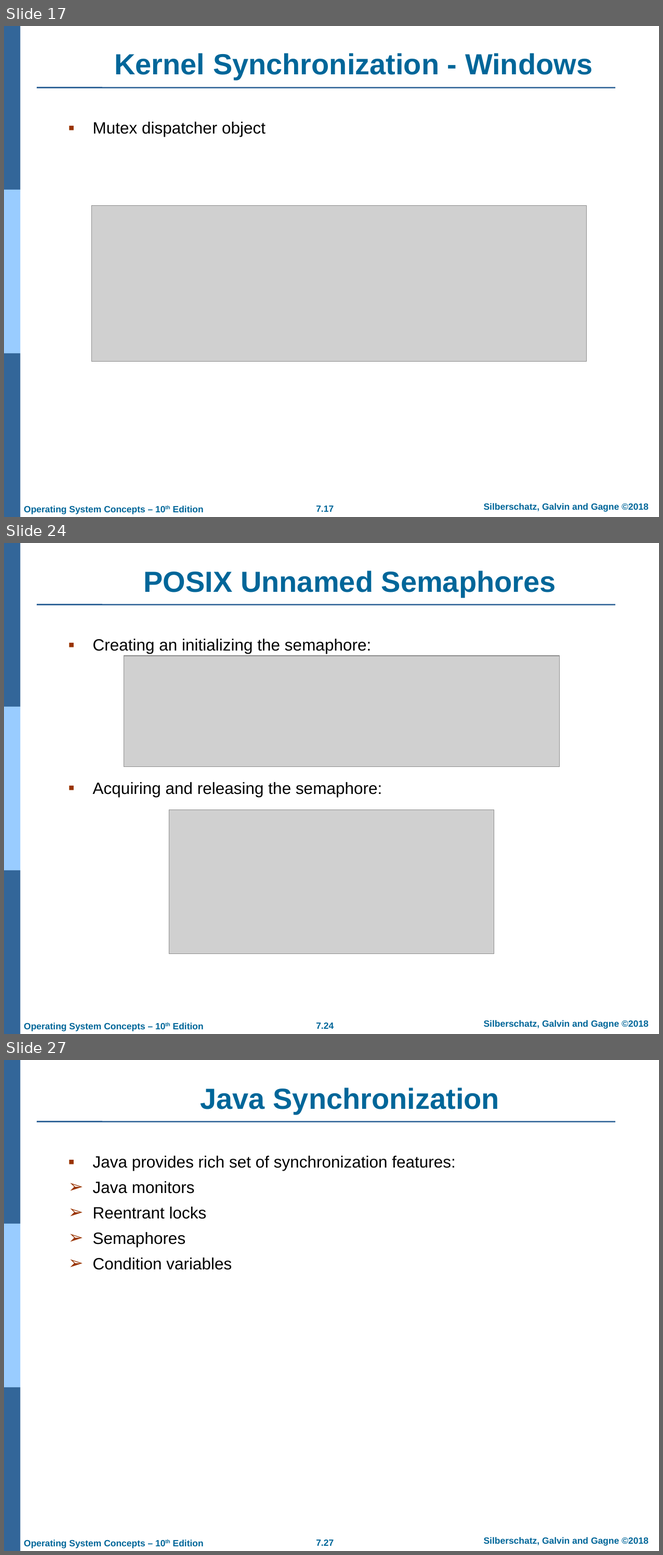
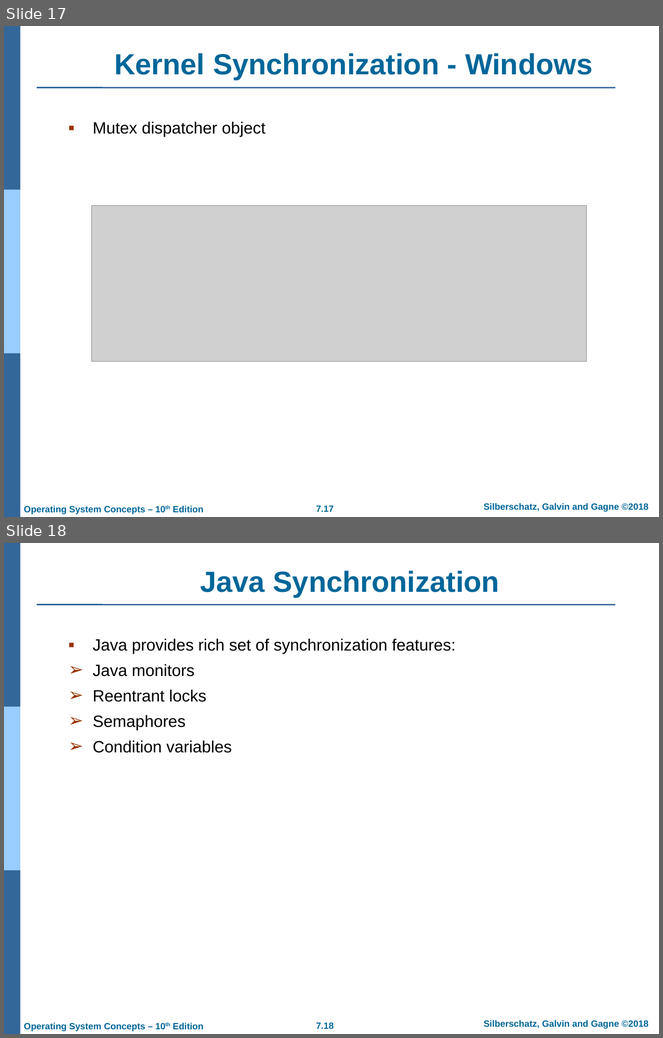
Before and after one commit to atu-se/atu.innomadic.com, a slide deck: courses/os/lectures/ch7.pptx. Shown one above the other, each under a label of ours: slides 17, 24 and 27 before the commit, slides 17 and 18 after it; the slides between them are not shown. The pictures are 663x1555 and 663x1038 pixels, drawn with LibreOffice and Linux fonts; fonts in the diff are those of the drawing; grey boxes stand for pictures; background and template pictures are left out. Boxes give left, top, right and bottom in pixels: in the first picture for what was removed or moved away, otherwise in the second. Text is boxed around its words. In the diff, an @@ line names an element or a change of style, - is before the commit and + after.

```diff
--- a/courses/os/lectures/ch7.pptx
+++ b/courses/os/lectures/ch7.pptx
@@ slide 24 removed at bbox=[4, 543, 659, 1034], background #FFFFFF; not listed: 7 template elements that a slide beside it also shows @@
@@ title removed at bbox=[143, 571, 556, 597] @@
-POSIX Unnamed Semaphores
@@ text removed at bbox=[93, 639, 382, 797] @@
-▪ Creating an initializing the semaphore:
-▪ Acquiring and releasing the semaphore:
@@ picture removed at bbox=[124, 656, 559, 767] @@
@@ picture removed at bbox=[169, 810, 494, 954] @@
@@ what was slide 27 is now slide 18 @@
@@ page number at bbox=[316, 1022, 334, 1029]: text changed @@
-7.27
+7.18
```
Also in this commit, not shown: 1 slide changed, 8 other slides removed.
